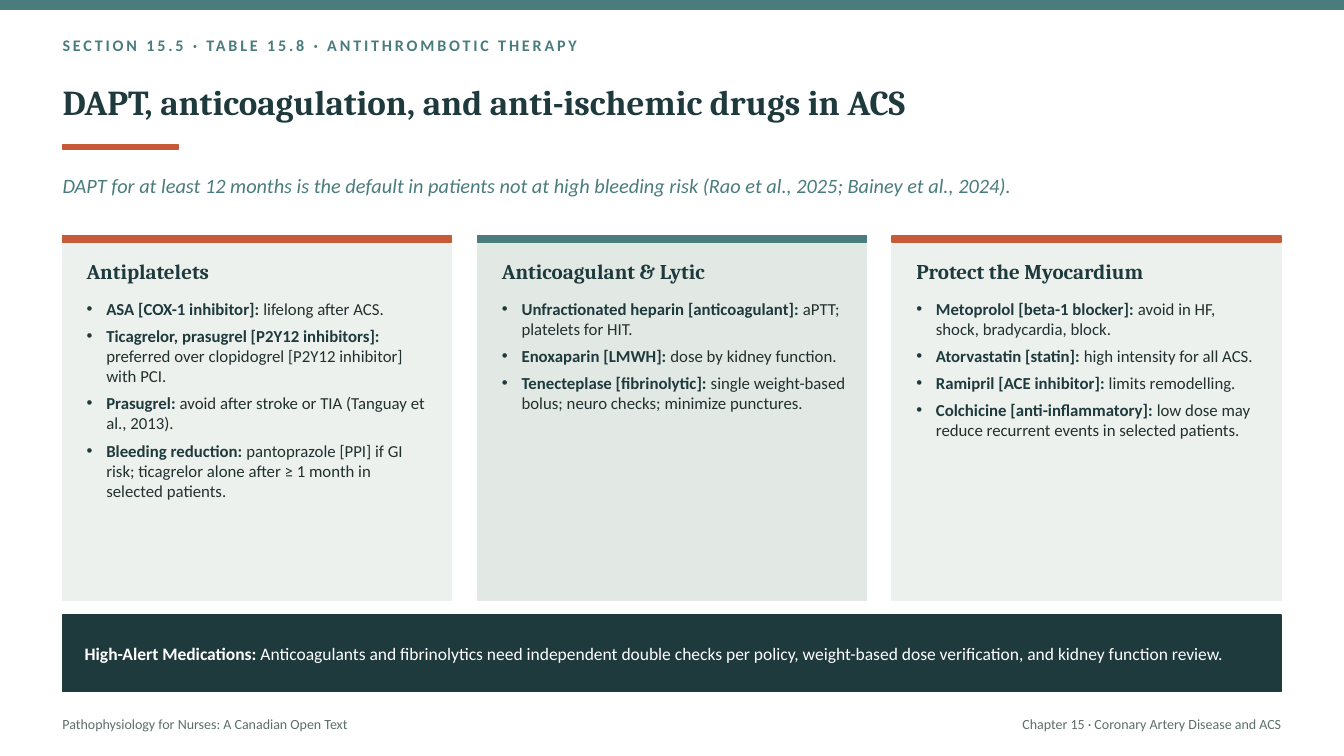
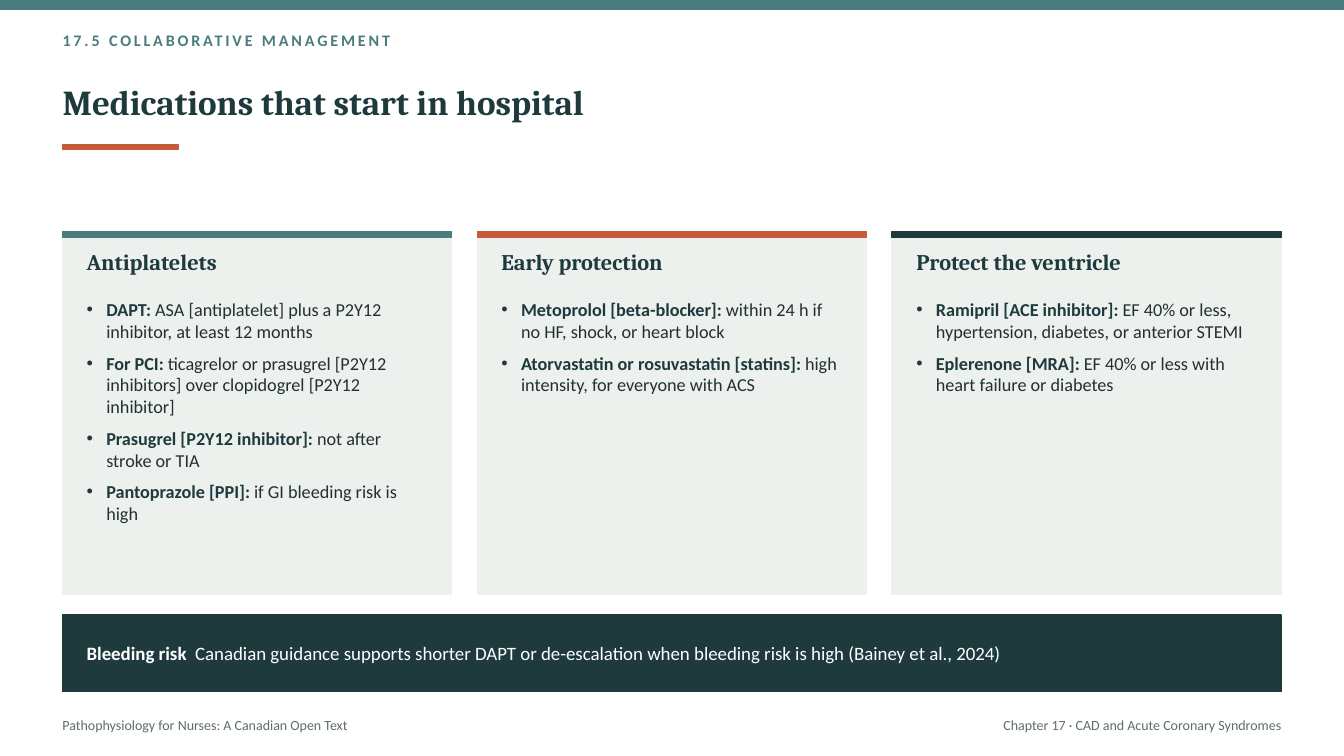
Before and after one commit to andrewleenl/opensourcenursing, a slide deck: slide 50 of Ch17_Coronary_Artery_Disease_and_Acute_Coronary_Syndromes_Lecture_Presentation.pptx (slide 38 before the commit). Drawn at 1344x756 pixels with LibreOffice and Linux fonts; fonts in the diff are those of the drawing. Boxes give left, top, right and bottom in pixels: in the first picture for what was removed or moved away, otherwise in the second. Text is boxed around its words. In the diff, an @@ line names an element or a change of style, - is before the commit and + after.

```diff
--- a/Ch17_Coronary_Artery_Disease_and_Acute_Coronary_Syndromes_Lecture_Presentation.pptx
+++ b/Ch17_Coronary_Artery_Disease_and_Acute_Coronary_Syndromes_Lecture_Presentation.pptx
@@ text at (92,35,100,46): text changed @@
-SECTION 15.5 · TABLE 15.8 · ANTITHROMBOTIC THERAPY
+17.5 COLLABORATIVE MANAGEMENT
@@ title at (63,90,584,123): text changed @@
-DAPT, anticoagulation, and anti-ischemic drugs in ACS
+Medications that start in hospital
@@ text removed at (63,178,1010,197) @@
-DAPT for at least 12 months is the default in patients not at high bleeding risk (Rao et al., 2025; Bainey et al., 2024).
@@ rectangle at (63,232,452,238): fill #C75B39 to #4A7C7E; outline #C75B39 1 pt to #4A7C7E 1 pt @@
@@ 6 rectangles: place and size @@
-6 rectangles at (63,236,1281,601)
+6 rectangles at (63,232,1281,595)
@@ rectangle at (478,232,867,238): fill #4A7C7E to #C75B39; outline #4A7C7E 1 pt to #C75B39 1 pt @@
@@ rectangle at (478,232,867,595): fill #E2E9E4 to #EDF1EE; outline #E2E9E4 1 pt to #EDF1EE 1 pt @@
@@ rectangle at (892,232,1281,238): fill #C75B39 to #1F3A3D; outline #C75B39 1 pt to #1F3A3D 1 pt @@
@@ text "Antiplatelets" at (87,254,217,275): size 15 to 16 pt; vertical alignment middle to top @@
@@ vertical alignment middle to top in 3 elements at (916,254,1121,270), (92,35,100,46), (501,254,663,275) @@
@@ text at (501,254,663,275): text changed; size 15 to 16 pt @@
-Anticoagulant & Lytic
+Early protection
@@ text at (916,254,1121,270): text changed; size 15 to 16 pt @@
-Protect the Myocardium
+Protect the ventricle
@@ text at (106,303,397,523): text changed; size 12 to 13 pt @@
-• ASA [COX-1 inhibitor]: lifelong after ACS.
-• Ticagrelor, prasugrel [P2Y12 inhibitors]: preferred over clopidogrel [P2Y12 inhibitor] with PCI.
-• Prasugrel: avoid after stroke or TIA (Tanguay et al., 2013).
-• Bleeding reduction: pantoprazole [PPI] if GI risk; ticagrelor alone after ≥ 1 month in selected patients.
+• DAPT: ASA [antiplatelet] plus a P2Y12 inhibitor, at least 12 months
+• For PCI: ticagrelor or prasugrel [P2Y12 inhibitors] over clopidogrel [P2Y12 inhibitor]
+• Prasugrel [P2Y12 inhibitor]: not after stroke or TIA
+• Pantoprazole [PPI]: if GI bleeding risk is high
@@ text at (521,302,837,394): text changed; size 12 to 13 pt @@
-• Unfractionated heparin [anticoagulant]: aPTT; platelets for HIT.
-• Enoxaparin [LMWH]: dose by kidney function.
-• Tenecteplase [fibrinolytic]: single weight-based bolus; neuro checks; minimize punctures.
+• Metoprolol [beta-blocker]: within 24 h if no HF, shock, or heart block
+• Atorvastatin or rosuvastatin [statins]: high intensity, for everyone with ACS
@@ text at (936,302,1243,391): text changed; size 12 to 13 pt @@
-• Metoprolol [beta-1 blocker]: avoid in HF, shock, bradycardia, block.
-• Atorvastatin [statin]: high intensity for all ACS.
-• Ramipril [ACE inhibitor]: limits remodelling.
-• Colchicine [anti-inflammatory]: low dose may reduce recurrent events in selected patients.
+• Ramipril [ACE inhibitor]: EF 40% or less, hypertension, diabetes, or anterior STEMI
+• Eplerenone [MRA]: EF 40% or less with heart failure or diabetes
@@ text at (87,646,1000,664): text changed; size 12.5 to 13.5 pt @@
-High-Alert Medications: Anticoagulants and fibrinolytics need independent double checks per policy, weight-based dose verification, and kidney function review.
+Bleeding risk Canadian guidance supports shorter DAPT or de-escalation when bleeding risk is high (Bainey et al., 2024)
@@ text at (1003,720,1281,732): text changed @@
-Chapter 15 · Coronary Artery Disease and ACS
+Chapter 17 · CAD and Acute Coronary Syndromes
```
Also in this commit, not shown: 7 other slides changed, 59 slides added, 42 slides removed, 1 other file.
